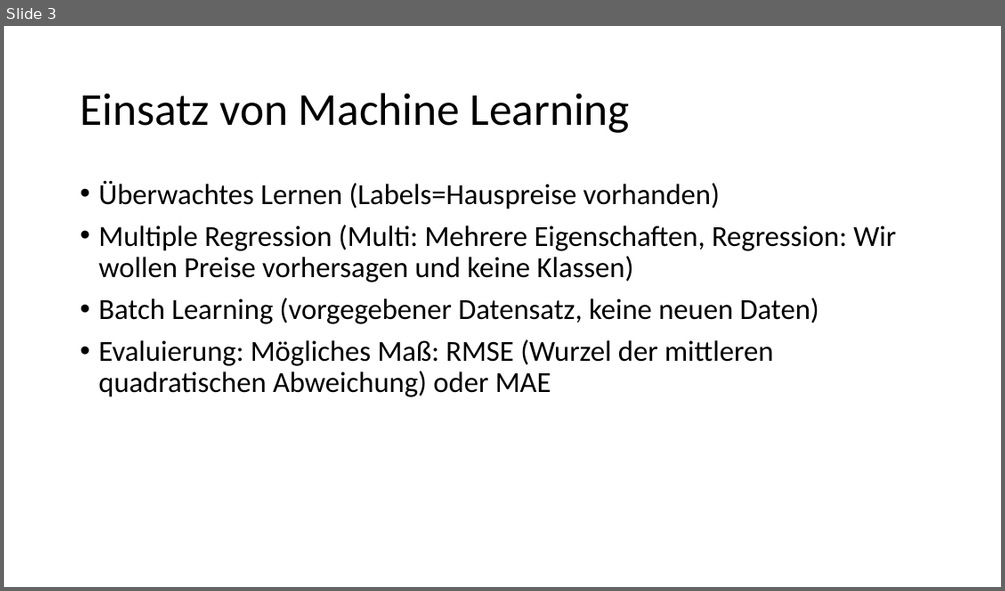
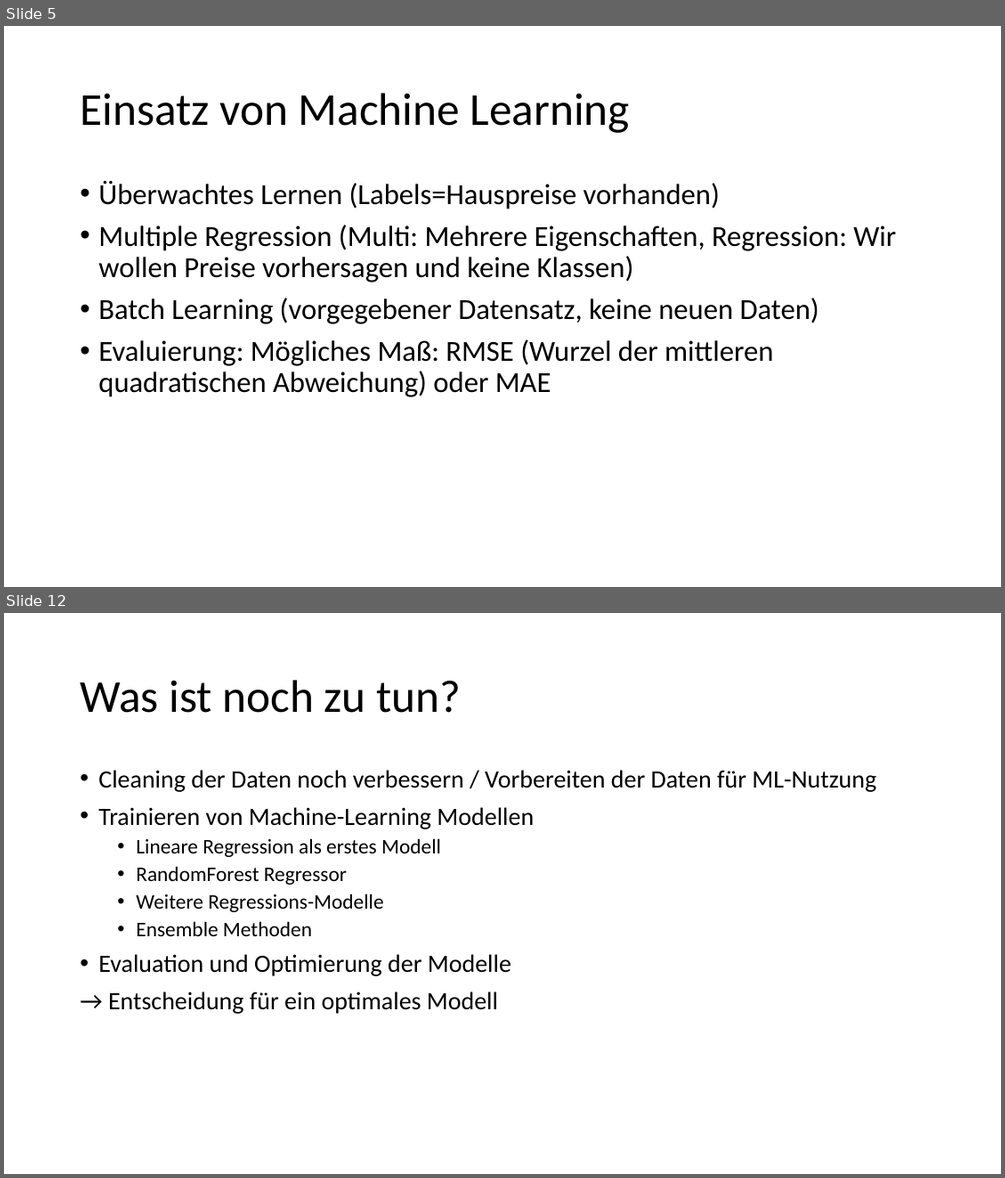
Before and after one commit to LennartFertig/DataExploration_HousePriceSeattle, a slide deck: House_Price_Prediction_Zwischenpräsentation.pptx. Shown one above the other, each under a label of ours: slide 3 before the commit, slides 5 and 12 after it; the slides between them are not shown. The pictures are 1005x591 and 1005x1178 pixels, drawn with LibreOffice and Linux fonts; fonts in the diff are those of the drawing. Boxes give left, top, right and bottom in pixels: in the first picture for what was removed or moved away, otherwise in the second. Text is boxed around its words. In the diff, an @@ line names an element or a change of style, - is before the commit and + after.

```diff
--- a/House_Price_Prediction_Zwischenpräsentation.pptx
+++ b/House_Price_Prediction_Zwischenpräsentation.pptx
@@ slide 12 added at [4,613,1001,1174], background #FFFFFF @@
@@ title added at [80,680,461,713], 44 pt, text #000000 @@
+Was ist noch zu tun?
@@ text added at [98,770,876,1013], 24 pt, text #000000 @@
+• Cleaning der Daten noch verbessern / Vorbereiten der Daten für ML-Nutzung
+• Trainieren von Machine-Learning Modellen
+  • Lineare Regression als erstes Modell
+  • RandomForest Regressor
+  • Weitere Regressions-Modelle
+  • Ensemble Methoden
+• Evaluation und Optimierung der Modelle
+→ Entscheidung für ein optimales Modell
@@ what was slide 3 is now slide 5 @@
```
Also in this commit, not shown: 1 slide changed, 6 other slides added.
